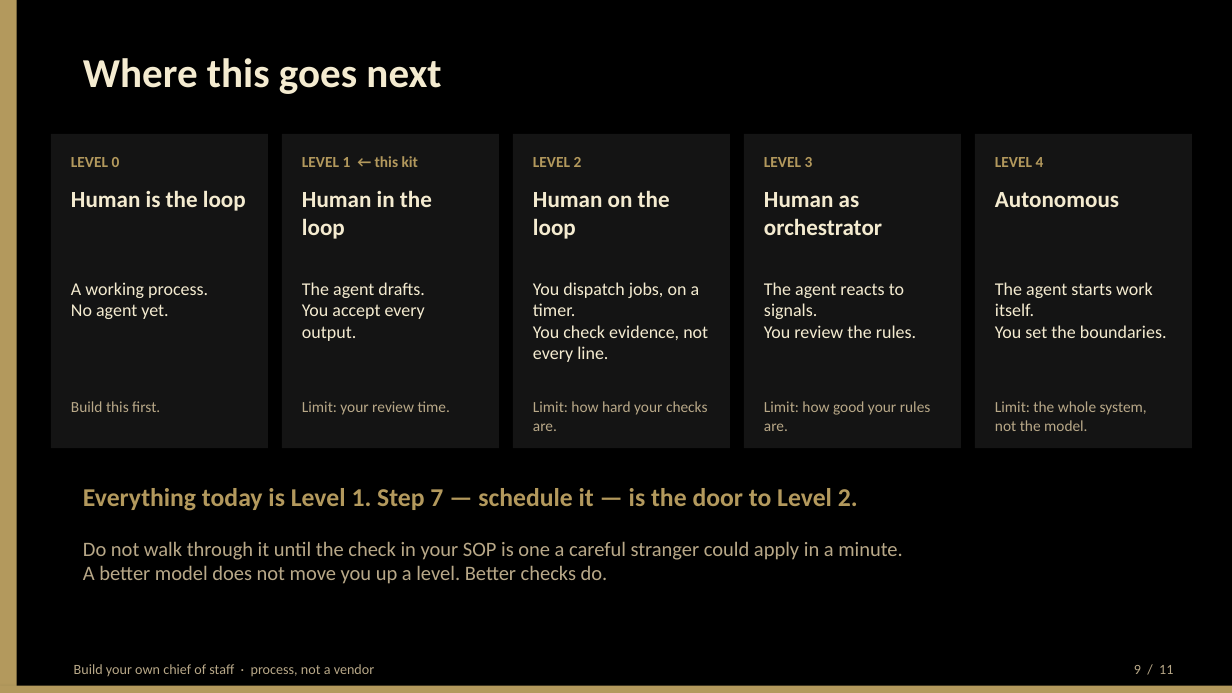
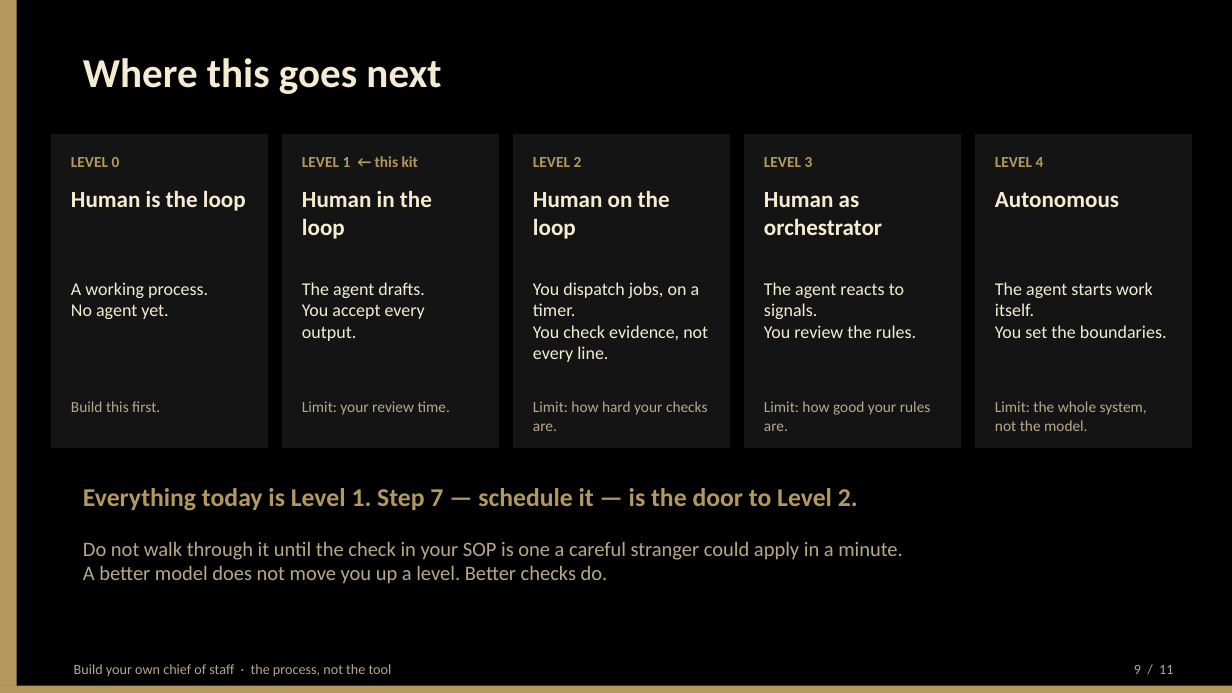
Before and after one commit to BittahCriminal/build-your-own-chief-of-staff, a slide deck: slide 9 of slides/building-your-own-chief-of-staff.pptx. Drawn at 1232x693 pixels with LibreOffice and Linux fonts; fonts in the diff are those of the drawing. Boxes give left, top, right and bottom in pixels: in the first picture for what was removed or moved away, otherwise in the second. Text is boxed around its words. In the diff, an @@ line names an element or a change of style, - is before the commit and + after.

```diff
--- a/slides/building-your-own-chief-of-staff.pptx
+++ b/slides/building-your-own-chief-of-staff.pptx
@@ text at [74,664,392,677]: text changed @@
-Build your own chief of staff · process, not a vendor
+Build your own chief of staff · the process, not the tool
```
Also in this commit, not shown: 10 other slides changed, 2 other files.
